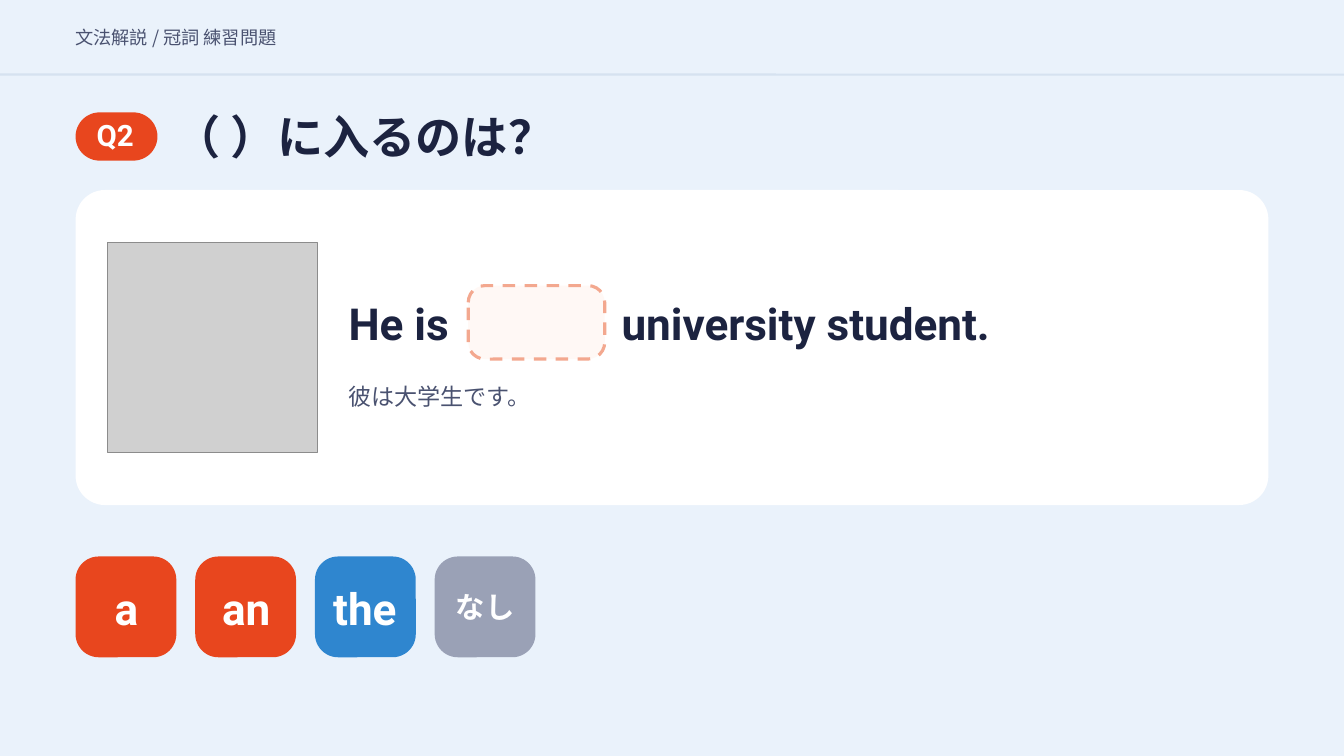
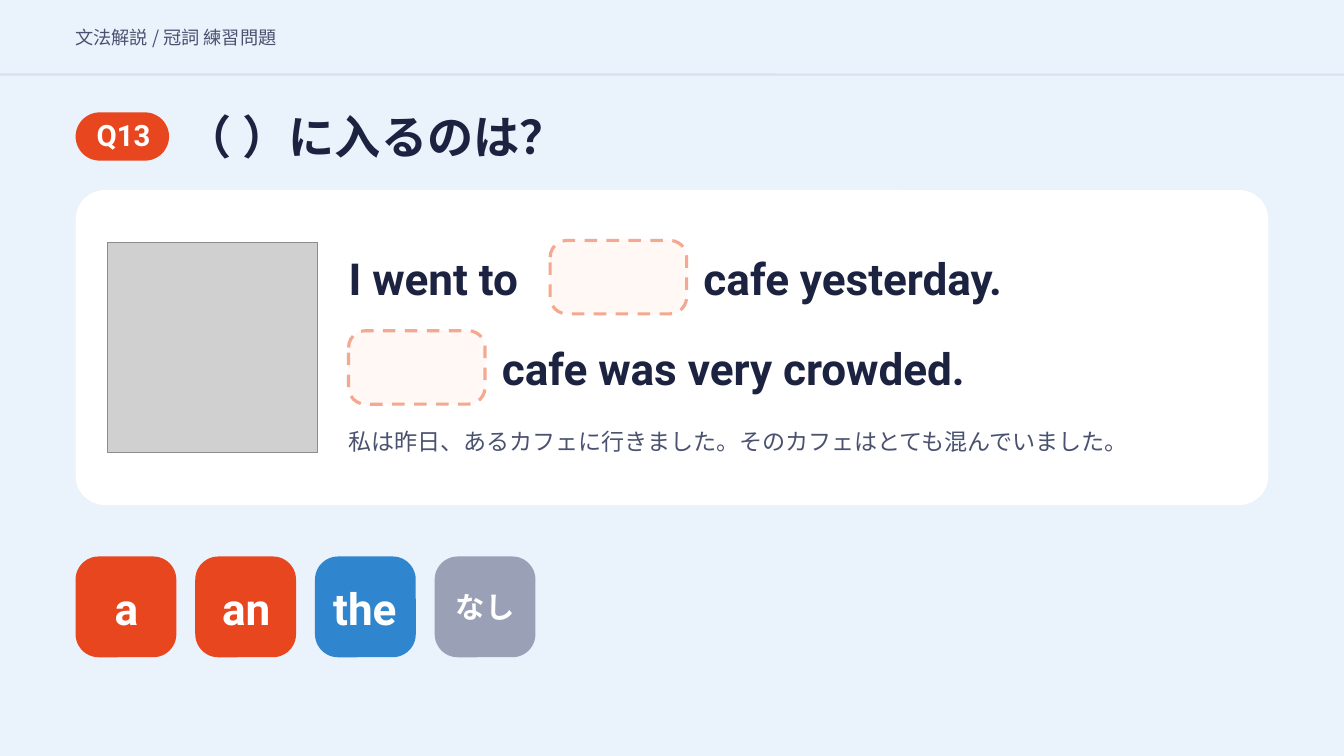
Before and after one commit to hinakajisaki-dev/hina-english, a slide deck: slide 31 of matome/articles-4/articles-4-slides.pptx (slide 7 before the commit). Drawn at 1344x756 pixels with LibreOffice and Linux fonts; fonts in the diff are those of the drawing; grey boxes stand for pictures. Boxes give left, top, right and bottom in pixels: in the first picture for what was removed or moved away, otherwise in the second. Text is boxed around its words. In the diff, an @@ line names an element or a change of style, - is before the commit and + after.

```diff
--- a/matome/articles-4/articles-4-slides.pptx
+++ b/matome/articles-4/articles-4-slides.pptx
@@ rounded rectangle: place and size @@
-rounded rectangle at bbox=[76, 112, 157, 160]
+rounded rectangle at bbox=[76, 112, 169, 160]
@@ text "（ ）に入るのは？": place and size @@
-text "（ ）に入るのは？" at bbox=[231, 114, 554, 159]
+text "（ ）に入るのは？" at bbox=[243, 114, 566, 159]
@@ text removed at bbox=[97, 124, 134, 150] @@
-Q2
@@ text added at bbox=[97, 124, 151, 150], 21 pt, text #FFFFFF, bold @@
+Q13
@@ text added at bbox=[349, 263, 518, 296], 31.5 pt, text #1C2340, bold @@
+I went to
@@ rounded rectangle: place and size @@
-rounded rectangle at bbox=[469, 285, 605, 359]
+rounded rectangle at bbox=[551, 241, 687, 315]
@@ text added at bbox=[703, 261, 1002, 305], 31.5 pt, text #1C2340, bold @@
+cafe yesterday.
@@ text removed at bbox=[349, 307, 448, 341] @@
-He is
@@ text removed at bbox=[622, 307, 990, 350] @@
-university student.
@@ rounded rectangle added at bbox=[349, 331, 485, 404], fill #FFF8F5, outline #F3A88F 2.25 pt dashed @@
@@ text added at bbox=[502, 351, 965, 395], 31.5 pt, text #1C2340, bold @@
+cafe was very crowded.
@@ text removed at bbox=[349, 385, 531, 407] @@
-彼は大学生です。
@@ text added at bbox=[349, 430, 1128, 452], 16.5 pt, text #4A5270 @@
+私は昨日、あるカフェに行きました。そのカフェはとても混んでいました。
```
Also in this commit, not shown: 49 other slides changed, 1 slide added, 2 slides removed, 3 other files.
